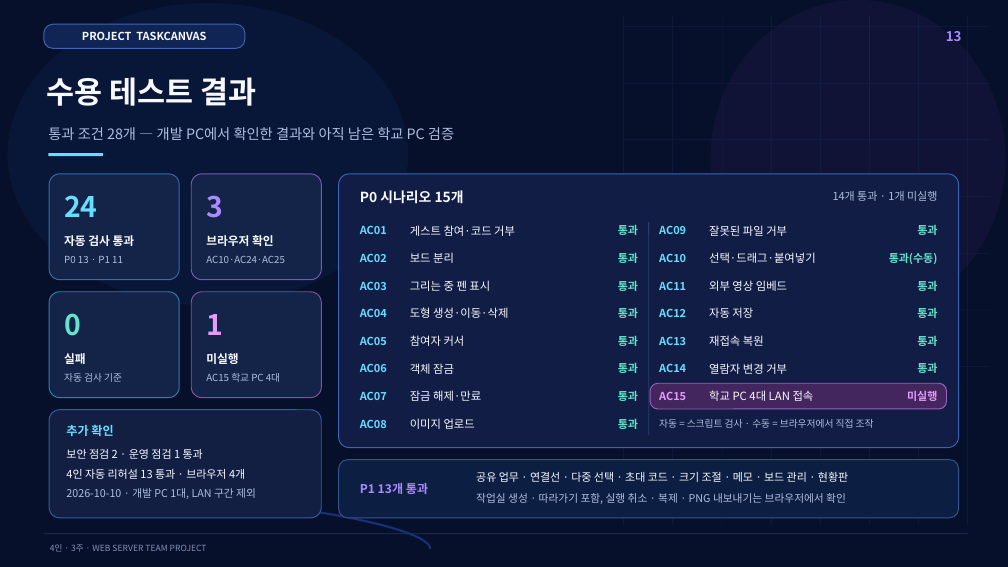
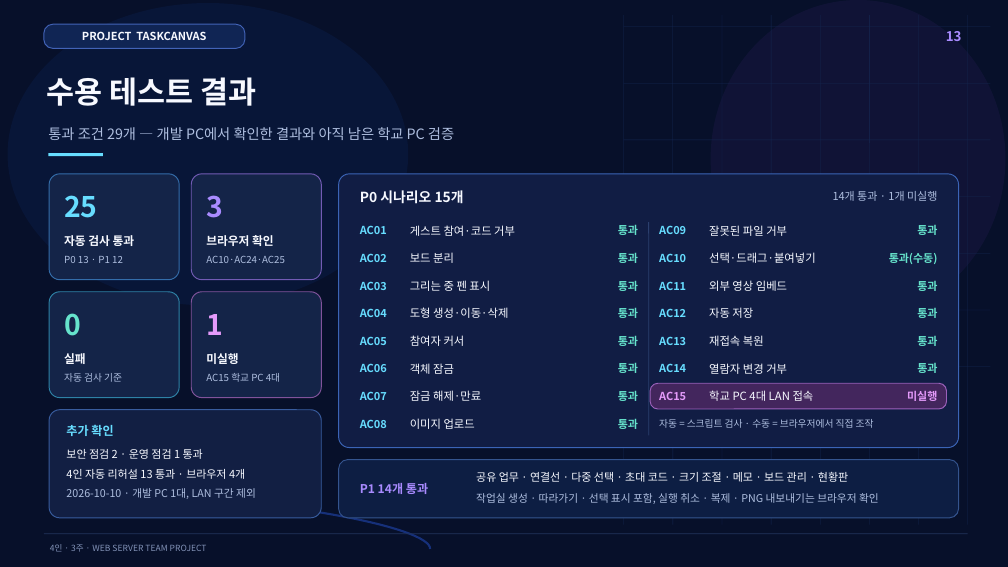
Before and after one commit to siwoo440/TaskCanvas, a slide deck: slide 13 of presentation/TaskCanvas_팀프로젝트_발표자료_14장.pptx. Drawn at 1008x567 pixels with LibreOffice and Linux fonts; fonts in the diff are those of the drawing. Boxes give left, top, right and bottom in pixels: in the first picture for what was removed or moved away, otherwise in the second. Text is boxed around its words. In the diff, an @@ line names an element or a change of style, - is before the commit and + after.

Commit message:
20일차 : 참여자 커서·선택 표시
- 다른 참여자가 고른 객체·연결선을 그 사람의 색 테두리와 이름표로 표시하는 기능 추가
- 내 선택을 알리는 실시간 이벤트(selection:set·selection:update)와 처리기(selection.js) 추가
- 참여자 목록에 현재 선택을 실어 나중에 들어온 사람에게도 보이도록 추가
- 같은 객체를 여러 사람이 고르면 테두리를 겹겹이, 이름표를 나란히 그리도록 추가
- 다른 참여자의 커서를 멈춰도 지우지 않고 흐리게 남기도록 수정
- 커서 모양을 마우스 화살표로 바꾸고 알려 온 위치로 부드럽게 옮기도록 수정
- 이름표의 모서리를 둥글게 하고 글자 색을 배경 밝기에 맞추도록 수정
- 지워진 객체가 내 선택에서 빠질 때와 재접속할 때 선택을 다시 알리도록 추가
- 수용 테스트에 참여자 선택 표시(AC29) 추가
- 리허설 2번 장면과 캡처 스크립트에 선택 표시 확인 추가
- 소개 화면의 기능 카드와 보드 도움말 문구 수정
- 화면 캡처와 발표 자료의 실제 화면 4장·13장 숫자 수정
- 일정 문서의 이후 단계 계획 수정
- 기능 명세·사용 흐름·화면 구성·실시간 계약·수용 테스트·보안·시연 대본 문서와 README 수정

```diff
--- a/presentation/TaskCanvas_팀프로젝트_발표자료_14장.pptx
+++ b/presentation/TaskCanvas_팀프로젝트_발표자료_14장.pptx
@@ text at bbox=[48, 127, 454, 140]: text changed @@
-통과 조건 28개 — 개발 PC에서 확인한 결과와 아직 남은 학교 PC 검증
+통과 조건 29개 — 개발 PC에서 확인한 결과와 아직 남은 학교 PC 검증
@@ text at bbox=[64, 195, 97, 218]: text changed @@
-24
+25
@@ text at bbox=[360, 483, 428, 494]: text changed @@
-P1 13개 통과
+P1 14개 통과
@@ text at bbox=[476, 493, 879, 504]: text changed @@
-작업실 생성 · 따라가기 포함, 실행 취소 · 복제 · PNG 내보내기는 브라우저에서 확인
+작업실 생성 · 따라가기 · 선택 표시 포함, 실행 취소 · 복제 · PNG 내보내기는 브라우저 확인
```
Also in this commit, not shown: 35 other files.
